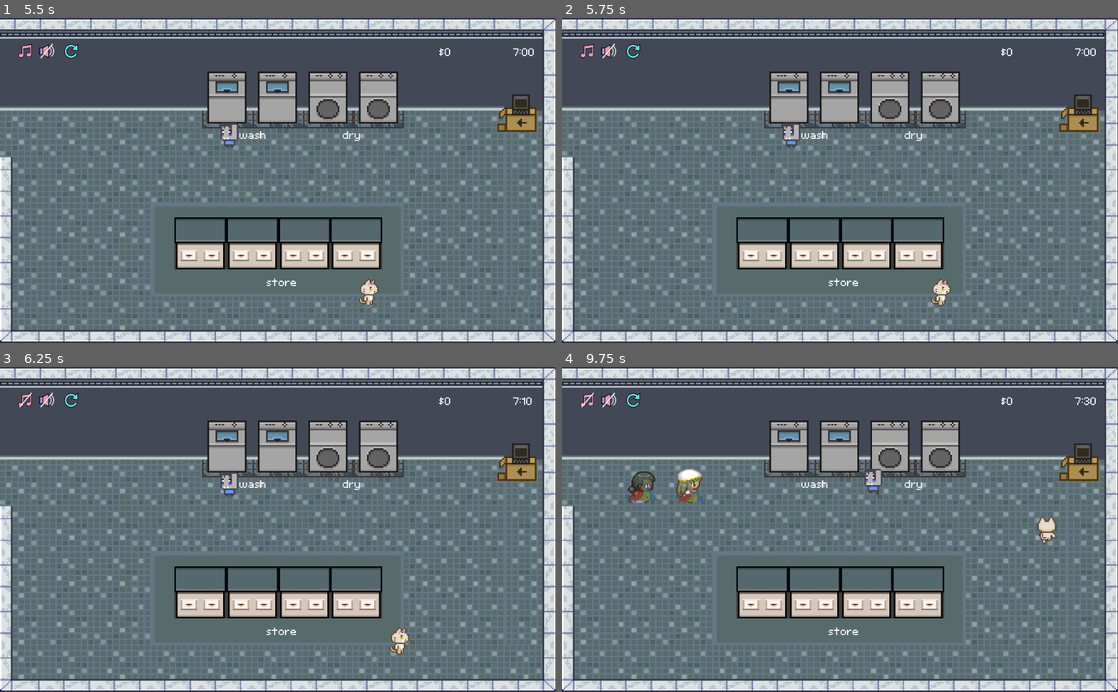
Above: before the commit, frames 1-4 (two rows, left to right).
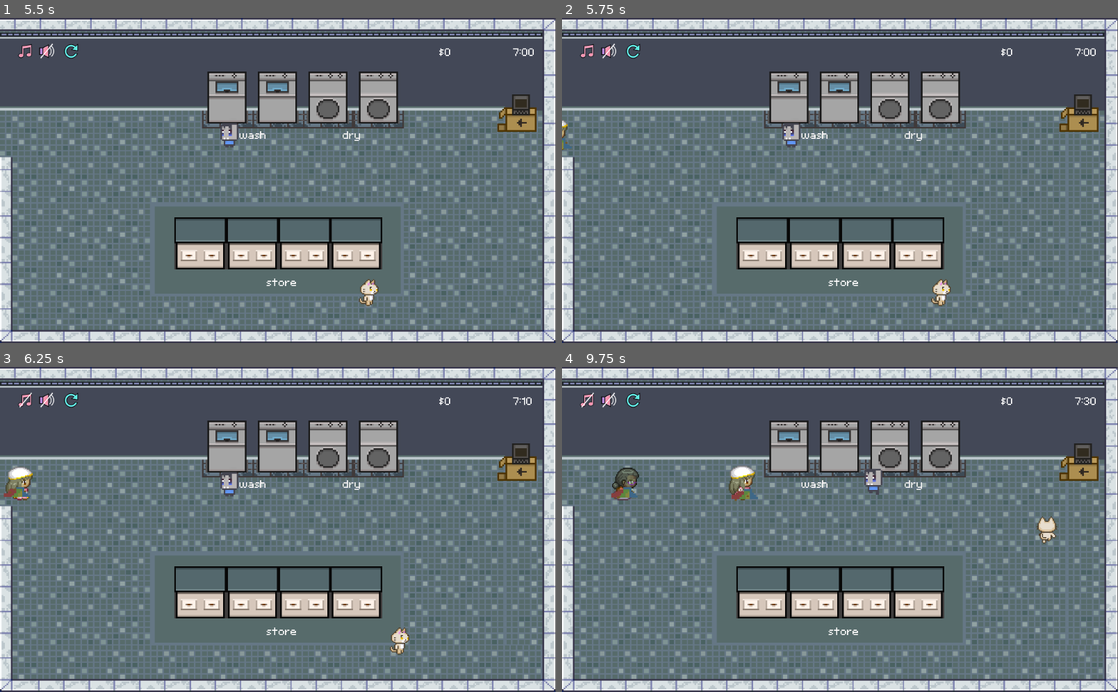
Above: after the commit, the same moments.

Repository: 924036076/laundry_simulator
Game: Godot game, scene res://levels/base_level/Laundry Scene.tscn
Two runs of this game, one before a commit and one after it. Both use one fixed random seed, a clock stepped at 60 frames per second and the inputs below. Sound files missing from this copy of the repository are replaced by a short silence.
Inputs (mouse positions are in pixels of both pictures, inside the frame that each line leads up to):
- Up to frame 1 (5.5 s): click "Start" at 0.5 s; click (72, 50) at 1.25 s; click "Start" at 2 s; click (72, 50) at 2.75 s; click (72, 50) at 3.5 s; click "Start" at 4.25 s; click (50, 53) at 5 s
- Up to frame 2 (5.75 s): no input
- Up to frame 3 (6.25 s): click (27, 402) at 5.75 s
- Up to frame 4 (9.75 s): move the mouse to (789, 445) at 6.52 s; click (789, 445) at 6.6 s; move the mouse to (840, 445) at 7.27 s; click (840, 445) at 7.35 s; move the mouse to (890, 445) at 8.02 s; click (890, 445) at 8.1 s; move the mouse to (940, 445) at 8.77 s; click (940, 445) at 8.85 s; move the mouse to (634, 487) at 9.52 s; click (634, 487) at 9.6 s

Frame 1 is identical in both runs. In frame 2, less than 0.1% of the frame differs, in the area x 0-2%, y 31-41%; in frame 3, 0.4%; in frame 4, 1.5%, in the area x 8-36%, y 30-43%.

Commit message:
added patience cloud feature and massaged variables

Diff:
--- a/characters/customers/base_customer/Area2D.gd
+++ b/characters/customers/base_customer/Area2D.gd
@@ -4,6 +4,7 @@
 signal returned
 signal disallowed_customer_action
 signal modulate
+var initialized := false
 
 func _ready() -> void:
 	offset = Vector2()
@@ -25,7 +26,9 @@
 
 func load_laundry(laundry_in : Node2D) -> void:
 	.load_laundry(laundry_in)
-	if laundry: emit_signal("returned")
+	if !laundry: return
+	if initialized: emit_signal("returned")
+	else: initialized = true
 
 func set_state_pickup() -> void:
 	can_give = false
--- a/characters/customers/base_customer/customer.gd
+++ b/characters/customers/base_customer/customer.gd
@@ -12,6 +12,7 @@
 var patience_unit := 0.02
 var patience_lower_cutoff := 0.2
 var patience_upper_cutoff := 0.6
+var happy_buff_cutoff := 1.15
 var received_laundry := false
 
 signal leaving
@@ -23,11 +24,10 @@
 	speed = 100 # TODO: have different levels of speed and remove this magic number
 	my_laundry = preload("res://models/laundry/laundry.tscn").instance()
 	$Bumper.load_laundry(my_laundry)
-	$Bumper.connect("released", self, "drop_off")
-	$Bumper.connect("returned", self, "receive_order")
 	$Bumper/HandPos/Ticket.visible = false
 	animationState = $AnimationTree["parameters/playback"]
 	assert($AnimationTree.active == true, "Customer's Animation Tree is not active")
+	EventHub.connect("patience_cloud", self, "on_patience_cloud")
 
 func init(node : Navigation2D, id : int, wait_time : float) -> void:
 	navNode = node
@@ -55,14 +55,22 @@
 	$Bumper/HandPos/Ticket.visible = false
 	assess_laundry()
 	var expression = emote(cleanliness_pct)
+	# TODO: work on scoring and cleaniness pct logic to be better; redo this
+	if patience >= happy_buff_cutoff and cleanliness_pct >= 1: happy_buff()
+	print("patience: ", patience)
+	print("cleanliness_pct: ", cleanliness_pct)
 	yield(expression, "animation_finished")
 	show_money_earned(score, cleanliness_pct)
 	received_laundry = true
 	leave_store()
 
+func happy_buff() -> void:
+	# To be overridden by inherited customers
+	print("happy buff!")
+
 func leave_store() -> void:
 	set_target_location(return_destination)
-	emit_signal("leaving", self)
+	EventHub.emit_signal("customer_leaving", self)
 
 func assess_laundry() -> void:
 	if $Bumper.laundry == my_laundry:
@@ -88,7 +96,7 @@
 	back_to_store()
 
 func back_to_store() -> void:
-	emit_signal("returning", self)
+	EventHub.emit_signal("customer_entering", self)
 	$Bumper.interactable = true
 	$Bumper.set_state_pickup()
 
@@ -97,6 +105,7 @@
 	back_to_store()
 
 func decrement_patience() -> void:
+	if received_laundry: return
 	patience -= patience_unit
 	if patience < patience_upper_cutoff:
 		$PatienceParticles.emitting = true
@@ -109,7 +118,6 @@
 func stop_patience_particles() -> void:
 	$PatienceParticles.emitting = false
 	$PatienceParticles.visible = false
-	patience = 1
 
 func _on_Bumper_disallowed_customer_action() -> void:
 	$AnimationPlayer.play("shake")
@@ -121,3 +129,13 @@
 
 func _on_Bumper_modulate(modulation : Color) -> void:
 	$Sprite.modulate = modulation
+
+func add_patience_points(points : int) -> void:
+	patience += points * patience_unit
+
+func on_patience_cloud(cloud : Area2D, points : int) -> void:
+	if !cloud.overlaps_area($Bumper): return
+	if received_laundry: return
+	add_patience_points(points)
+	var patience_point = preload("res://characters/customers/effects/patience_change/PatiencePoint.tscn").instance()
+	call_deferred("add_child", patience_point)
--- a/characters/customers/base_customer/customer.tscn
+++ b/characters/customers/base_customer/customer.tscn
@@ -350,7 +350,9 @@
 
 [sub_resource type="AnimationNodeStateMachinePlayback" id=12]
 
-[node name="Customer" instance=ExtResource( 3 )]
+[node name="Customer" groups=[
+"customers",
+] instance=ExtResource( 3 )]
 position = Vector2( 0.146393, 0 )
 z_index = 1
 collision_layer = 0
@@ -366,13 +368,13 @@
 texture = ExtResource( 5 )
 vframes = 4
 hframes = 3
-frame = 4
+frame = 1
 
 [node name="AnimationPlayer" parent="." index="2"]
-anims/idle_down = SubResource( 13 )
-anims/idle_left = SubResource( 14 )
-anims/idle_right = SubResource( 15 )
-anims/idle_up = SubResource( 16 )
+anims/idle_down = SubResource( 1 )
+anims/idle_left = SubResource( 2 )
+anims/idle_right = SubResource( 3 )
+anims/idle_up = SubResource( 4 )
 anims/mov_down = SubResource( 5 )
 anims/mov_left = SubResource( 6 )
 anims/mov_right = SubResource( 7 )
@@ -389,7 +391,6 @@
 
 [node name="HandPos" type="Node2D" parent="Bumper" index="1"]
 position = Vector2( -5.29681, 11.3091 )
-z_index = -1
 
 [node name="Ticket" parent="Bumper/HandPos" index="0" instance=ExtResource( 2 )]
 position = Vector2( -20, -11 )
@@ -417,4 +418,6 @@
 [connection signal="modulate" from="Bumper" to="." method="_on_Bumper_modulate"]
 [connection signal="mouse_entered" from="Bumper" to="Bumper" method="_on_mouse_entered"]
 [connection signal="mouse_exited" from="Bumper" to="Bumper" method="_on_mouse_exited"]
+[connection signal="released" from="Bumper" to="." method="drop_off"]
+[connection signal="returned" from="Bumper" to="." method="receive_order"]
 [connection signal="timeout" from="Timer" to="." method="_on_Timer_timeout"]
--- /dev/null
+++ b/characters/customers/effects/love_aura/LoveAura.gd
@@ -0,0 +1,9 @@
+extends Area2D
+
+var points := 3
+
+func _ready():
+	$Timer.start()
+
+func _on_Timer_timeout():
+	EventHub.emit_signal("patience_cloud", self, points)
--- /dev/null
+++ b/characters/customers/effects/love_aura/LoveAura.tscn
@@ -0,0 +1,36 @@
+[gd_scene load_steps=5 format=2]
+
+[ext_resource path="res://characters/customers/effects/love_aura/LoveAura.gd" type="Script" id=1]
+[ext_resource path="res://characters/customers/effects/love_aura/cloud.png" type="Texture" id=2]
+[ext_resource path="res://characters/customers/effects/love_aura/hearts.png" type="Texture" id=3]
+
+[sub_resource type="CapsuleShape2D" id=1]
+radius = 31.8892
+height = 73.5192
+
+[node name="LoveAura" type="Area2D"]
+script = ExtResource( 1 )
+
+[node name="Hearts" type="CPUParticles2D" parent="."]
+amount = 3
+texture = ExtResource( 3 )
+emission_shape = 2
+emission_rect_extents = Vector2( 30, 1 )
+gravity = Vector2( 0, -10 )
+
+[node name="Cloud" type="CPUParticles2D" parent="."]
+amount = 6
+lifetime = 3.0
+texture = ExtResource( 2 )
+emission_shape = 2
+emission_rect_extents = Vector2( 25, 1 )
+gravity = Vector2( 0, -1 )
+scale_amount = 3.0
+
+[node name="CollisionShape2D" type="CollisionShape2D" parent="."]
+visible = false
+rotation = 1.5708
+shape = SubResource( 1 )
+
+[node name="Timer" type="Timer" parent="."]
+[connection signal="timeout" from="Timer" to="." method="_on_Timer_timeout"]
--- /dev/null
+++ b/characters/customers/effects/patience_change/PatiencePoint.gd
@@ -0,0 +1,7 @@
+extends Node2D
+
+func _ready():
+	$AnimationPlayer.play("show")
+
+func _on_AnimationPlayer_animation_finished(_anim_name):
+	queue_free()
--- /dev/null
+++ b/characters/customers/effects/patience_change/PatiencePoint.tscn
@@ -0,0 +1,52 @@
+[gd_scene load_steps=5 format=2]
+
+[ext_resource path="res://font/Awake/Awake.ttf" type="DynamicFontData" id=1]
+[ext_resource path="res://characters/customers/effects/patience_change/PatiencePoint.gd" type="Script" id=2]
+
+[sub_resource type="DynamicFont" id=2]
+use_mipmaps = true
+font_data = ExtResource( 1 )
+
+[sub_resource type="Animation" id=1]
+resource_name = "show"
+length = 1.2
+tracks/0/type = "value"
+tracks/0/path = NodePath("Label:visible")
+tracks/0/interp = 1
+tracks/0/loop_wrap = true
+tracks/0/imported = false
+tracks/0/enabled = true
+tracks/0/keys = {
+"times": PoolRealArray( 0 ),
+"transitions": PoolRealArray( 1 ),
+"update": 1,
+"values": [ true ]
+}
+tracks/1/type = "value"
+tracks/1/path = NodePath(".:position")
+tracks/1/interp = 1
+tracks/1/loop_wrap = true
+tracks/1/imported = false
+tracks/1/enabled = true
+tracks/1/keys = {
+"times": PoolRealArray( 0, 1 ),
+"transitions": PoolRealArray( 1, 1 ),
+"update": 0,
+"values": [ Vector2( 0, 0 ), Vector2( 19.2907, -33.3373 ) ]
+}
+
+[node name="PatiencePoint" type="Node2D"]
+script = ExtResource( 2 )
+
+[node name="Label" type="Label" parent="."]
+margin_right = 40.0
+margin_bottom = 14.0
+custom_fonts/font = SubResource( 2 )
+text = "+1"
+__meta__ = {
+"_edit_use_anchors_": false
+}
+
+[node name="AnimationPlayer" type="AnimationPlayer" parent="."]
+anims/show = SubResource( 1 )
+[connection signal="animation_finished" from="AnimationPlayer" to="." method="_on_AnimationPlayer_animation_finished"]
--- a/characters/customers/old_lady/OldLady.gd
+++ b/characters/customers/old_lady/OldLady.gd
@@ -2,5 +2,14 @@
 
 func _ready():
 	speed = 50
-	patience = 2
-	score_multiplier = 35
+	score_multiplier = 40
+	patience_unit = 0.01
+	patience = 1.25
+
+func happy_buff() -> void:
+	var buff = preload("res://characters/customers/effects/love_aura/LoveAura.tscn").instance()
+	buff.position = Vector2(0, 15)
+	call_deferred("add_child", buff)
+
+func on_patience_cloud(_area : Area2D, _points : int)-> void:
+	pass
--- a/characters/customers/old_lady/OldLady.tscn
+++ b/characters/customers/old_lady/OldLady.tscn
@@ -14,6 +14,10 @@
 
 [node name="Sprite" parent="." index="1"]
 texture = ExtResource( 3 )
+frame = 4
+
+[node name="HandPos" parent="Bumper" index="1"]
+z_index = -1
 
 [node name="AnimationTree" parent="." index="6"]
 parameters/playback = SubResource( 1 )
--- a/characters/expressions/Expression.tscn
+++ b/characters/expressions/Expression.tscn
@@ -9,77 +9,77 @@
 [ext_resource path="res://characters/expressions/customer_happy.wav" type="AudioStream" id=7]
 
 [sub_resource type="AtlasTexture" id=1]
+atlas = ExtResource( 4 )
+region = Rect2( 64, 0, 32, 32 )
+
+[sub_resource type="AtlasTexture" id=2]
+atlas = ExtResource( 4 )
+region = Rect2( 0, 32, 32, 32 )
+
+[sub_resource type="AtlasTexture" id=3]
+atlas = ExtResource( 4 )
+region = Rect2( 32, 32, 32, 32 )
+
+[sub_resource type="AtlasTexture" id=4]
+atlas = ExtResource( 4 )
+region = Rect2( 64, 32, 32, 32 )
+
+[sub_resource type="AtlasTexture" id=5]
+atlas = ExtResource( 4 )
+region = Rect2( 0, 64, 32, 32 )
+
+[sub_resource type="AtlasTexture" id=6]
 atlas = ExtResource( 1 )
 region = Rect2( 0, 0, 32, 32 )
 
-[sub_resource type="AtlasTexture" id=2]
+[sub_resource type="AtlasTexture" id=7]
 atlas = ExtResource( 1 )
 region = Rect2( 32, 0, 32, 32 )
 
-[sub_resource type="AtlasTexture" id=3]
+[sub_resource type="AtlasTexture" id=8]
 atlas = ExtResource( 1 )
 region = Rect2( 0, 32, 32, 32 )
 
-[sub_resource type="AtlasTexture" id=4]
+[sub_resource type="AtlasTexture" id=9]
 atlas = ExtResource( 1 )
 region = Rect2( 32, 32, 32, 32 )
 
-[sub_resource type="AtlasTexture" id=5]
+[sub_resource type="AtlasTexture" id=10]
 atlas = ExtResource( 2 )
 region = Rect2( 0, 0, 32, 32 )
 
-[sub_resource type="AtlasTexture" id=6]
+[sub_resource type="AtlasTexture" id=11]
 atlas = ExtResource( 2 )
 region = Rect2( 32, 0, 32, 32 )
 
-[sub_resource type="AtlasTexture" id=7]
+[sub_resource type="AtlasTexture" id=12]
 atlas = ExtResource( 2 )
 region = Rect2( 0, 32, 32, 32 )
 
-[sub_resource type="AtlasTexture" id=8]
+[sub_resource type="AtlasTexture" id=13]
 atlas = ExtResource( 2 )
 region = Rect2( 32, 32, 32, 32 )
 
-[sub_resource type="AtlasTexture" id=9]
-atlas = ExtResource( 4 )
-region = Rect2( 64, 0, 32, 32 )
-
-[sub_resource type="AtlasTexture" id=10]
-atlas = ExtResource( 4 )
-region = Rect2( 0, 32, 32, 32 )
-
-[sub_resource type="AtlasTexture" id=11]
-atlas = ExtResource( 4 )
-region = Rect2( 32, 32, 32, 32 )
-
-[sub_resource type="AtlasTexture" id=12]
-atlas = ExtResource( 4 )
-region = Rect2( 64, 32, 32, 32 )
-
-[sub_resource type="AtlasTexture" id=13]
-atlas = ExtResource( 4 )
-region = Rect2( 0, 64, 32, 32 )
-
 [sub_resource type="SpriteFrames" id=14]
 animations = [ {
-"frames": [ SubResource( 1 ), SubResource( 2 ), SubResource( 3 ), SubResource( 4 ), SubResource( 4 ), SubResource( 4 ) ],
-"loop": true,
-"name": "happy",
-"speed": 5.0
-}, {
 "frames": [  ],
 "loop": false,
 "name": "New Anim",
 "speed": 5.0
 }, {
-"frames": [ SubResource( 5 ), SubResource( 5 ), SubResource( 6 ), SubResource( 7 ), SubResource( 8 ), SubResource( 8 ) ],
+"frames": [ SubResource( 1 ), SubResource( 2 ), SubResource( 3 ), SubResource( 4 ), SubResource( 5 ), SubResource( 1 ), SubResource( 1 ) ],
+"loop": true,
+"name": "twitchy",
+"speed": 5.0
+}, {
+"frames": [ SubResource( 6 ), SubResource( 7 ), SubResource( 8 ), SubResource( 9 ), SubResource( 9 ), SubResource( 9 ) ],
+"loop": true,
+"name": "happy",
+"speed": 5.0
+}, {
+"frames": [ SubResource( 10 ), SubResource( 10 ), SubResource( 11 ), SubResource( 12 ), SubResource( 13 ), SubResource( 13 ) ],
 "loop": true,
 "name": "mad",
-"speed": 5.0
-}, {
-"frames": [ SubResource( 9 ), SubResource( 10 ), SubResource( 11 ), SubResource( 12 ), SubResource( 13 ), SubResource( 9 ), SubResource( 9 ) ],
-"loop": true,
-"name": "twitchy",
 "speed": 5.0
 } ]
 
--- a/characters/player/player.gd
+++ b/characters/player/player.gd
@@ -6,6 +6,7 @@
 	laundry_offset = Vector2(0, -1)
 	animationState = $AnimationTree["parameters/playback"]
 	assert($AnimationTree.active == true, "player's Animation Tree is not active")
+	EventHub.connect("click", self, "_on_Interactable_click")
 
 func interact(body) -> void:
 	# Either body is not interactable, or it can only give and player cannot receive
--- a/game_utils/EventHub.gd
+++ b/game_utils/EventHub.gd
@@ -1,5 +1,13 @@
 extends Node
 
+signal click
+signal add_money
+
+# Customer signals
+signal patience_cloud
+signal customer_leaving
+signal customer_entering
+
+# Cat signals
 signal occupy_object
 signal leave_object
-signal add_money
--- a/levels/base_level/Laundry Scene.gd
+++ b/levels/base_level/Laundry Scene.gd
@@ -10,8 +10,6 @@
 	initialize_level()
 
 func initialize_level() -> void:
-	for counter in counters:
-		counter.connect("click", $Objects/Player, "_on_Interactable_click")
 	$Spawner.init($Navigation2D, player)
 
 func _unhandled_input(event: InputEvent) -> void:
--- a/levels/base_level/Laundry Scene.tscn
+++ b/levels/base_level/Laundry Scene.tscn
@@ -924,7 +924,7 @@
 
 [node name="Spawner" type="Node2D" parent="."]
 light_mask = 3
-position = Vector2( -73.8895, 219.211 )
+position = Vector2( -53.7597, 213.914 )
 script = ExtResource( 10 )
 
 [node name="CustomerTimer" type="Timer" parent="Spawner"]
@@ -948,7 +948,6 @@
 position = Vector2( 155.617, -1.26315 )
 
 [node name="WaitTimer" type="Timer" parent="Spawner"]
-autostart = true
 
 [node name="Objects" type="TileMap" parent="."]
 tile_set = SubResource( 16 )
@@ -1106,10 +1105,6 @@
 __meta__ = {
 "_edit_use_anchors_": false
 }
-[connection signal="click" from="Machines/Washer" to="Objects/Player" method="_on_Interactable_click"]
-[connection signal="click" from="Machines/Washer2" to="Objects/Player" method="_on_Interactable_click"]
-[connection signal="click" from="Machines/Dryer" to="Objects/Player" method="_on_Interactable_click"]
-[connection signal="click" from="Machines/Dryer2" to="Objects/Player" method="_on_Interactable_click"]
 [connection signal="day_over" from="Spawner" to="." method="_on_day_over"]
 [connection signal="timeout" from="Spawner/CustomerTimer" to="Spawner" method="_on_Timer_timeout"]
 [connection signal="timeout" from="Spawner/WaitTimer" to="Spawner" method="_on_WaitTimer_timeout"]
--- a/levels/base_level/SpawnPoint.gd
+++ b/levels/base_level/SpawnPoint.gd
@@ -21,21 +21,19 @@
 	navNode = node
 	player = body
 	max_customers = $WaitingSpots.get_child_count()
+	EventHub.connect("customer_leaving", self, "handle_leaving")
+	EventHub.connect("customer_entering", self, "handle_entering")
 
 func create_customer() -> KinematicBody2D:
 	# Create and initialize new customer
 	var customer : KinematicBody2D = null
+	# TODO: Better way of choosing what type of customer to make
 	if customers_created % 2 == 0:
+		customer = preload("res://characters/customers/base_customer/customer.tscn").instance()
+	else:
 		customer = preload("res://characters/customers/old_lady/OldLady.tscn").instance()
-	else:
-		customer = preload("res://characters/customers/base_customer/customer.tscn").instance()
 	$Customers.add_child(customer)
 	customer.init(navNode, next_id, rand_range(customer_wait_min, customer_wait_max))
-
-	# Connect the appropriate signals
-	customer.connect("leaving", self, "handle_leaving")
-	customer.connect("returning", self, "handle_entering")
-	customer.get_node("Bumper").connect("click", player, "_on_Interactable_click")
 	customer.add_to_group("dropping_off")
 
 	next_id += 1
--- a/models/laundry_holder/LaundryHolder.gd
+++ b/models/laundry_holder/LaundryHolder.gd
@@ -12,8 +12,6 @@
 var radius := 0.0
 var offset := Vector2(0,0)
 var laundry_parent : Node2D = self
-
-signal click
 
 func _ready() -> void:
 	_calculate_radius()
@@ -54,7 +52,7 @@
 	if not event.is_pressed(): return
 
 	get_tree().set_input_as_handled()
-	emit_signal("click", self)
+	EventHub.emit_signal("click", self)
 
 func set_target(boolean) -> void:
 	is_target = boolean
Not shown: 4 places in characters/customers/base_customer/customer.tscn that only renumber resources
Binary file added: characters/customers/effects/love_aura/cloud.png
Not shown, added: characters/customers/effects/love_aura/cloud.png.import
Binary file added: characters/customers/effects/love_aura/hearts.png
Not shown, added: characters/customers/effects/love_aura/hearts.png.import
